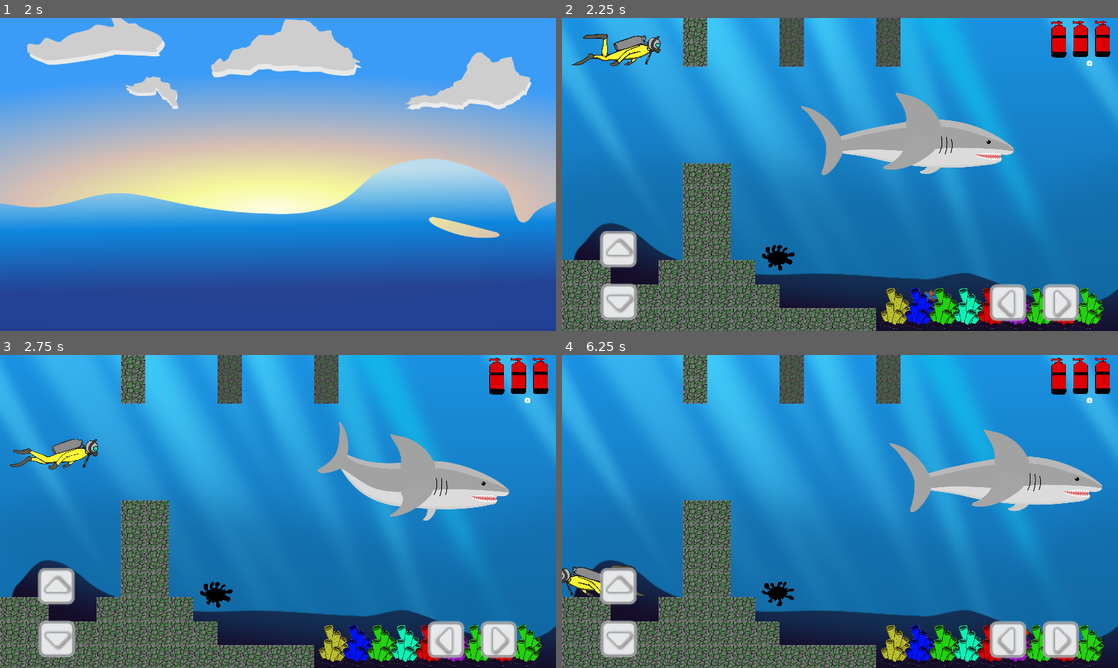
Above: before the commit, frames 1-4 (two rows, left to right).
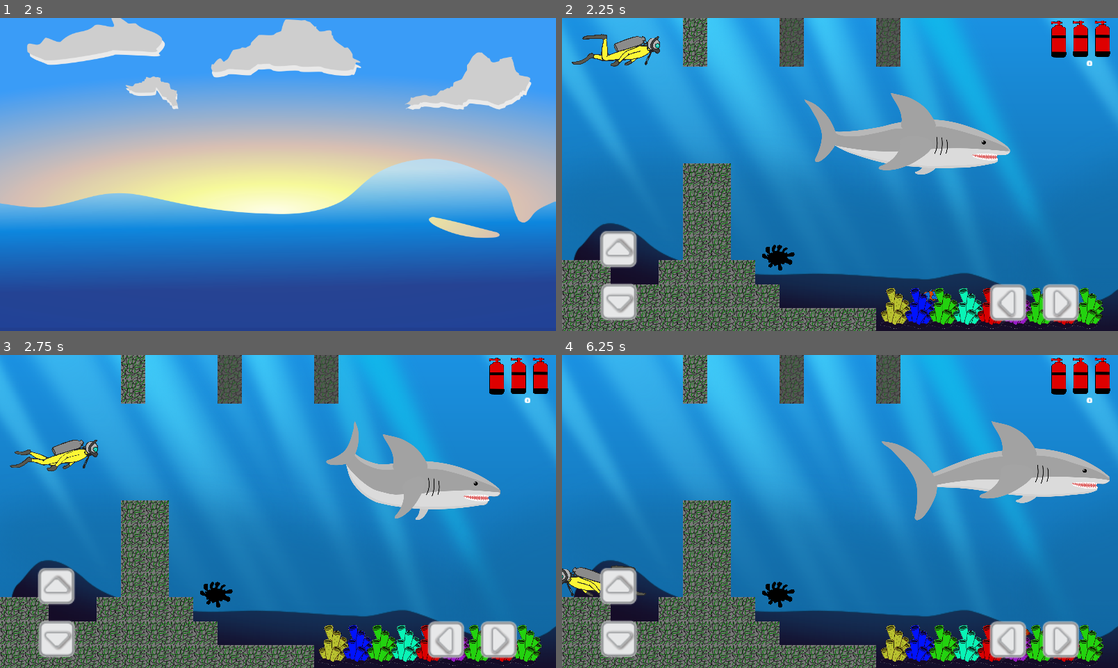
Above: after the commit, the same moments.

Repository: HalysonItallo/Opensole2
Game: Godot game, scene res://scenes/menu.tscn
The game is run twice, just before and just after one commit, with the same random seed, the same clock (stepped at 60 frames per second) and the same inputs. The engine's default icon, where the game draws it, is replaced by a stand-in: a white triangle on a blue panel in a dark square.
Inputs (mouse positions are in pixels of both pictures, inside the frame that each line leads up to):
- Up to frame 1 (2 s): click "JOGAR" at 0.5 s; move the mouse to (400, 158) at 1.27 s; hold Right (ui_right) from 1.28 s (still down)
- Up to frame 2 (2.25 s): move the mouse to (728, 190) at 2.02 s; release Right (ui_right) at 2.03 s; hold Down (ui_down) from 2.03 s (still down)
- Up to frame 3 (2.75 s): keep holding Down (ui_down)
- Up to frame 4 (6.25 s): move the mouse to (895, 442) at 2.77 s; release Down (ui_down) at 2.78 s; hold Right (ui_right) 2.78-3.53 s; move the mouse to (812, 574) at 3.52 s; hold Up (ui_up) 3.53-4.28 s; move the mouse to (1006, 558) at 4.27 s; hold Left (ui_left) 4.28-5.78 s; move the mouse to (673, 464) at 5.02 s; move the mouse to (867, 511) at 5.77 s; hold Down (ui_down) from 5.78 s (still down)

Frame 1 is identical in both runs. In frame 2, 1.4% of the frame differs, in the area x 1-82%, y 5-51%; in frame 3, 1.8%; in frame 4, 3.1%, in the area x 0-99%, y 21-81%.

Commit message:
peixe leao

Diff:
--- /dev/null
+++ b/autoloads/Global.gd
@@ -0,0 +1,4 @@
+extends Node
+
+var started: bool = false
+var health: int = 7
--- /dev/null
+++ b/autoloads/Signals.gd
@@ -0,0 +1,3 @@
+extends Node
+
+signal on_player_taken_damage()
--- a/project.godot
+++ b/project.godot
@@ -17,6 +17,11 @@
 config/name="The Game Jam"
 run/main_scene="res://scenes/menu.tscn"
 config/icon="res://icon.png"
+
+[autoload]
+
+Signals="*res://autoloads/Signals.gd"
+Global="*res://autoloads/Global.gd"
 
 [display]
 
--- a/scenes/Main.gd
+++ b/scenes/Main.gd
@@ -6,7 +6,6 @@
 var auxoleo3 = -1
 var auxoleo4 = -1
 var auxoleo5 = -1
-
 
 func _on_Area2D_body_entered(body):
 	vidas -= 1
--- a/scenes/Main.tscn
+++ b/scenes/Main.tscn
@@ -43,27 +43,28 @@
 [ext_resource path="res://mobile control/Control.tscn" type="PackedScene" id=41]
 [ext_resource path="res://scenes/portal1.gd" type="Script" id=42]
 [ext_resource path="res://assets/objetos oceano/PNG/Neutral/Bubble_3.png" type="Texture" id=43]
+[ext_resource path="res://assets/Peixe leao/peixeleao.png" type="Texture" id=44]
 
 [sub_resource type="SpriteFrames" id=2]
 animations = [ {
+"frames": [ ExtResource( 6 ) ],
+"loop": true,
+"name": "1",
+"speed": 5.0
+}, {
 "frames": [ ExtResource( 9 ) ],
 "loop": true,
 "name": "4",
+"speed": 5.0
+}, {
+"frames": [ ExtResource( 7 ) ],
+"loop": true,
+"name": "2",
 "speed": 5.0
 }, {
 "frames": [ ExtResource( 8 ) ],
 "loop": true,
 "name": "3",
-"speed": 5.0
-}, {
-"frames": [ ExtResource( 7 ) ],
-"loop": true,
-"name": "2",
-"speed": 5.0
-}, {
-"frames": [ ExtResource( 6 ) ],
-"loop": true,
-"name": "1",
 "speed": 5.0
 } ]
 
@@ -189,14 +190,6 @@
 
 [sub_resource type="CircleShape2D" id=20]
 radius = 265.239
-
-[sub_resource type="SpriteFrames" id=21]
-animations = [ {
-"frames": [ ExtResource( 33 ), ExtResource( 35 ), ExtResource( 34 ) ],
-"loop": true,
-"name": "default",
-"speed": 5.0
-} ]
 
 [sub_resource type="CircleShape2D" id=22]
 radius = 226.094
@@ -285,7 +278,7 @@
 [node name="back" type="TileMap" parent="."]
 tile_set = ExtResource( 2 )
 format = 1
-tile_data = PoolIntArray( 65569, 10, 0, 65570, 10, 0, 65571, …(5475 unchanged characters)… 475, 10, 0, 852001, 10, 0, 852002, 10, 0, 1310781, 9, 0, 1310783, 9, 0 )
+tile_data = PoolIntArray( 65569, 10, 0, 65570, 10, 0, 65571, …(5475 unchanged characters)… 475, 10, 0, 852001, 10, 0, 852002, 10, 0 )
 
 [node name="animals2" type="Node2D" parent="."]
 
@@ -301,6 +294,85 @@
 shape = SubResource( 1 )
 
 [node name="animated_tubarao" type="AnimatedSprite" parent="animals2/rigid_tubararo"]
+position = Vector2( 16, 16 )
+scale = Vector2( 0.5, 0.5 )
+z_index = 2
+frames = SubResource( 6 )
+animation = "anim_tubarao"
+frame = 11
+playing = true
+
+[node name="Area2D" type="Area2D" parent="animals2/rigid_tubararo"]
+
+[node name="CollisionShape2D" type="CollisionShape2D" parent="animals2/rigid_tubararo/Area2D"]
+position = Vector2( -12.1849, 51.9143 )
+rotation = 1.5708
+z_index = 4
+shape = SubResource( 7 )
+
+[node name="peixe-palhaço" type="RigidBody2D" parent="animals2"]
+position = Vector2( 465.946, 656.096 )
+z_index = 2
+mode = 3
+gravity_scale = 0.0
+script = ExtResource( 27 )
+
+[node name="collision-peixe-palhaço" type="CollisionShape2D" parent="animals2/peixe-palhaço"]
+position = Vector2( 456.238, 76.6384 )
+rotation = 1.5708
+shape = SubResource( 8 )
+
+[node name="peixe-palhaço-animated" type="AnimatedSprite" parent="animals2/peixe-palhaço"]
+position = Vector2( 460.67, 73.0578 )
+frames = SubResource( 9 )
+animation = "peixe-palhaço"
+playing = true
+
+[node name="Area2D" type="Area2D" parent="animals2/peixe-palhaço"]
+
+[node name="CollisionShape2D" type="CollisionShape2D" parent="animals2/peixe-palhaço/Area2D"]
+position = Vector2( 457.999, 76.6234 )
+rotation = 1.5708
+shape = SubResource( 10 )
+
+[node name="peixe-palhaço2" type="RigidBody2D" parent="animals2"]
+position = Vector2( 2614.89, 295.892 )
+z_index = 4
+mode = 3
+gravity_scale = 0.0
+script = ExtResource( 27 )
+
+[node name="collision-peixe-palhaço" type="CollisionShape2D" parent="animals2/peixe-palhaço2"]
+position = Vector2( 456.238, 76.6384 )
+rotation = 1.5708
+shape = SubResource( 8 )
+
+[node name="peixe-palhaço-animated" type="AnimatedSprite" parent="animals2/peixe-palhaço2"]
+position = Vector2( 460.67, 73.0578 )
+frames = SubResource( 9 )
+animation = "peixe-palhaço"
+frame = 2
+playing = true
+
+[node name="Area2D" type="Area2D" parent="animals2/peixe-palhaço2"]
+
+[node name="CollisionShape2D" type="CollisionShape2D" parent="animals2/peixe-palhaço2/Area2D"]
+position = Vector2( 459.191, 76.8284 )
+rotation = 1.5708
+shape = SubResource( 11 )
+
+[node name="rigid_tubararo2" type="RigidBody2D" parent="animals2"]
+position = Vector2( 2209.91, 525.965 )
+mode = 3
+gravity_scale = 0.0
+script = ExtResource( 28 )
+
+[node name="collision_tubarao" type="CollisionShape2D" parent="animals2/rigid_tubararo2"]
+position = Vector2( -32, 48 )
+rotation = 1.5708
+shape = SubResource( 1 )
+
+[node name="animated_tubarao" type="AnimatedSprite" parent="animals2/rigid_tubararo2"]
 position = Vector2( 16, 16 )
 scale = Vector2( 0.5, 0.5 )
 z_index = 2
@@ -309,85 +381,6 @@
 frame = 10
 playing = true
 
-[node name="Area2D" type="Area2D" parent="animals2/rigid_tubararo"]
-
-[node name="CollisionShape2D" type="CollisionShape2D" parent="animals2/rigid_tubararo/Area2D"]
-position = Vector2( -12.1849, 51.9143 )
-rotation = 1.5708
-z_index = 4
-shape = SubResource( 7 )
-
-[node name="peixe-palhaço" type="RigidBody2D" parent="animals2"]
-position = Vector2( 465.946, 656.096 )
-z_index = 2
-mode = 3
-gravity_scale = 0.0
-script = ExtResource( 27 )
-
-[node name="collision-peixe-palhaço" type="CollisionShape2D" parent="animals2/peixe-palhaço"]
-position = Vector2( 456.238, 76.6384 )
-rotation = 1.5708
-shape = SubResource( 8 )
-
-[node name="peixe-palhaço-animated" type="AnimatedSprite" parent="animals2/peixe-palhaço"]
-position = Vector2( 460.67, 73.0578 )
-frames = SubResource( 9 )
-animation = "peixe-palhaço"
-playing = true
-
-[node name="Area2D" type="Area2D" parent="animals2/peixe-palhaço"]
-
-[node name="CollisionShape2D" type="CollisionShape2D" parent="animals2/peixe-palhaço/Area2D"]
-position = Vector2( 457.999, 76.6234 )
-rotation = 1.5708
-shape = SubResource( 10 )
-
-[node name="peixe-palhaço2" type="RigidBody2D" parent="animals2"]
-position = Vector2( 2614.89, 295.892 )
-z_index = 4
-mode = 3
-gravity_scale = 0.0
-script = ExtResource( 27 )
-
-[node name="collision-peixe-palhaço" type="CollisionShape2D" parent="animals2/peixe-palhaço2"]
-position = Vector2( 456.238, 76.6384 )
-rotation = 1.5708
-shape = SubResource( 8 )
-
-[node name="peixe-palhaço-animated" type="AnimatedSprite" parent="animals2/peixe-palhaço2"]
-position = Vector2( 460.67, 73.0578 )
-frames = SubResource( 9 )
-animation = "peixe-palhaço"
-frame = 2
-playing = true
-
-[node name="Area2D" type="Area2D" parent="animals2/peixe-palhaço2"]
-
-[node name="CollisionShape2D" type="CollisionShape2D" parent="animals2/peixe-palhaço2/Area2D"]
-position = Vector2( 459.191, 76.8284 )
-rotation = 1.5708
-shape = SubResource( 11 )
-
-[node name="rigid_tubararo2" type="RigidBody2D" parent="animals2"]
-position = Vector2( 2209.91, 525.965 )
-mode = 3
-gravity_scale = 0.0
-script = ExtResource( 28 )
-
-[node name="collision_tubarao" type="CollisionShape2D" parent="animals2/rigid_tubararo2"]
-position = Vector2( -32, 48 )
-rotation = 1.5708
-shape = SubResource( 1 )
-
-[node name="animated_tubarao" type="AnimatedSprite" parent="animals2/rigid_tubararo2"]
-position = Vector2( 16, 16 )
-scale = Vector2( 0.5, 0.5 )
-z_index = 2
-frames = SubResource( 6 )
-animation = "anim_tubarao"
-frame = 9
-playing = true
-
 [node name="Area2D" type="Area2D" parent="animals2/rigid_tubararo2"]
 
 [node name="CollisionShape2D" type="CollisionShape2D" parent="animals2/rigid_tubararo2/Area2D"]
@@ -408,6 +401,7 @@
 z_index = 1
 frames = SubResource( 13 )
 animation = "anim_pers"
+frame = 4
 playing = true
 
 [node name="collision_personagem" type="CollisionShape2D" parent="cesta2/personagem"]
@@ -517,6 +511,7 @@
 z_index = 4
 frames = SubResource( 15 )
 animation = "anim_oleo"
+frame = 1
 playing = true
 
 [node name="StaticBody2D" type="StaticBody2D" parent="oleo/AnimatedSprite"]
@@ -535,7 +530,6 @@
 position = Vector2( 2309.14, 777.101 )
 scale = Vector2( 0.2, 0.2 )
 frames = SubResource( 18 )
-frame = 2
 playing = true
 
 [node name="StaticBody2D" type="StaticBody2D" parent="oleo/AnimatedSprite2"]
@@ -550,10 +544,10 @@
 position = Vector2( -14.3394, -17.9246 )
 shape = SubResource( 20 )
 
-[node name="AnimatedSprite3" type="AnimatedSprite" parent="oleo"]
+[node name="AnimatedSprite3" type="Sprite" parent="oleo"]
 position = Vector2( 3349.11, 130.888 )
 scale = Vector2( 0.2, 0.2 )
-frames = SubResource( 21 )
+texture = ExtResource( 44 )
 
 [node name="StaticBody2D" type="StaticBody2D" parent="oleo/AnimatedSprite3"]
 
--- a/scenes/animation_play.tscn
+++ b/scenes/animation_play.tscn
@@ -37,4 +37,5 @@
 frames = SubResource( 1 )
 animation = "onda"
 centered = false
+
 [connection signal="animation_finished" from="AnimatedSprite" to="." method="_on_AnimatedSprite_animation_finished"]
--- a/scripts/animationPlay.gd
+++ b/scripts/animationPlay.gd
@@ -13,5 +13,6 @@
 
 
 func _on_AnimatedSprite_animation_finished():
+	Global.started = true
 	get_tree().change_scene("res://scenes/Main.tscn")
 	pass # Replace with function body.
--- a/stages/Stage2.tscn
+++ b/stages/Stage2.tscn
@@ -43,27 +43,28 @@
 [ext_resource path="res://mobile control/Control.tscn" type="PackedScene" id=41]
 [ext_resource path="res://stages/portal2.gd" type="Script" id=42]
 [ext_resource path="res://assets/objetos oceano/PNG/Neutral/Bubble_3.png" type="Texture" id=43]
+[ext_resource path="res://assets/Peixe leao/peixeleao2.png" type="Texture" id=44]
 
 [sub_resource type="SpriteFrames" id=2]
 animations = [ {
+"frames": [ ExtResource( 6 ) ],
+"loop": true,
+"name": "1",
+"speed": 5.0
+}, {
 "frames": [ ExtResource( 9 ) ],
 "loop": true,
 "name": "4",
+"speed": 5.0
+}, {
+"frames": [ ExtResource( 7 ) ],
+"loop": true,
+"name": "2",
 "speed": 5.0
 }, {
 "frames": [ ExtResource( 8 ) ],
 "loop": true,
 "name": "3",
-"speed": 5.0
-}, {
-"frames": [ ExtResource( 7 ) ],
-"loop": true,
-"name": "2",
-"speed": 5.0
-}, {
-"frames": [ ExtResource( 6 ) ],
-"loop": true,
-"name": "1",
 "speed": 5.0
 } ]
 
@@ -175,14 +176,6 @@
 
 [sub_resource type="CircleShape2D" id=17]
 radius = 276.209
-
-[sub_resource type="SpriteFrames" id=18]
-animations = [ {
-"frames": [ ExtResource( 33 ), ExtResource( 35 ), ExtResource( 34 ) ],
-"loop": true,
-"name": "default",
-"speed": 5.0
-} ]
 
 [sub_resource type="CircleShape2D" id=19]
 radius = 222.597
@@ -303,7 +296,7 @@
 z_index = 2
 frames = SubResource( 6 )
 animation = "anim_tubarao"
-frame = 9
+frame = 5
 playing = true
 
 [node name="Area2D" type="Area2D" parent="animals2/rigid_tubararo"]
@@ -381,7 +374,7 @@
 z_index = 2
 frames = SubResource( 6 )
 animation = "anim_tubarao"
-frame = 8
+frame = 4
 playing = true
 
 [node name="Area2D" type="Area2D" parent="animals2/rigid_tubararo2"]
@@ -514,7 +507,7 @@
 z_index = 4
 frames = SubResource( 15 )
 animation = "anim_oleo"
-frame = 2
+frame = 1
 playing = true
 
 [node name="StaticBody2D" type="StaticBody2D" parent="oleo/AnimatedSprite"]
@@ -529,12 +522,10 @@
 position = Vector2( 10, -5 )
 shape = SubResource( 17 )
 
-[node name="AnimatedSprite2" type="AnimatedSprite" parent="oleo"]
+[node name="AnimatedSprite2" type="Sprite" parent="oleo"]
 position = Vector2( 2700, 750 )
 scale = Vector2( 0.2, 0.2 )
-frames = SubResource( 18 )
-frame = 1
-playing = true
+texture = ExtResource( 44 )
 
 [node name="StaticBody2D" type="StaticBody2D" parent="oleo/AnimatedSprite2"]
 
--- a/stages/Stage3.tscn
+++ b/stages/Stage3.tscn
@@ -43,27 +43,28 @@
 [ext_resource path="res://mobile control/Control.tscn" type="PackedScene" id=41]
 [ext_resource path="res://stages/portal3.gd" type="Script" id=42]
 [ext_resource path="res://assets/objetos oceano/PNG/Neutral/Bubble_3.png" type="Texture" id=43]
+[ext_resource path="res://assets/Peixe leao/peixeleao.png" type="Texture" id=44]
 
 [sub_resource type="SpriteFrames" id=2]
 animations = [ {
+"frames": [ ExtResource( 6 ) ],
+"loop": true,
+"name": "1",
+"speed": 5.0
+}, {
 "frames": [ ExtResource( 9 ) ],
 "loop": true,
 "name": "4",
+"speed": 5.0
+}, {
+"frames": [ ExtResource( 7 ) ],
+"loop": true,
+"name": "2",
 "speed": 5.0
 }, {
 "frames": [ ExtResource( 8 ) ],
 "loop": true,
 "name": "3",
-"speed": 5.0
-}, {
-"frames": [ ExtResource( 7 ) ],
-"loop": true,
-"name": "2",
-"speed": 5.0
-}, {
-"frames": [ ExtResource( 6 ) ],
-"loop": true,
-"name": "1",
 "speed": 5.0
 } ]
 
@@ -217,14 +218,6 @@
 
 [sub_resource type="CircleShape2D" id=23]
 radius = 265.85
-
-[sub_resource type="SpriteFrames" id=30]
-animations = [ {
-"frames": [ ExtResource( 33 ), ExtResource( 35 ), ExtResource( 34 ) ],
-"loop": true,
-"name": "default",
-"speed": 5.0
-} ]
 
 [sub_resource type="CircleShape2D" id=31]
 radius = 223.529
@@ -328,7 +321,6 @@
 z_index = 2
 frames = SubResource( 6 )
 animation = "anim_tubarao"
-frame = 4
 playing = true
 
 [node name="Area2D" type="Area2D" parent="animals2/rigid_tubararo"]
@@ -381,7 +373,7 @@
 z_index = 2
 frames = SubResource( 6 )
 animation = "anim_tubarao"
-frame = 3
+frame = 11
 playing = true
 
 [node name="Area2D" type="Area2D" parent="animals2/rigid_tubararo2"]
@@ -404,7 +396,6 @@
 z_index = 1
 frames = SubResource( 13 )
 animation = "anim_pers"
-frame = 3
 playing = true
 
 [node name="collision_personagem" type="CollisionShape2D" parent="cesta2/personagem"]
@@ -514,6 +505,7 @@
 z_index = 4
 frames = SubResource( 15 )
 animation = "anim_oleo"
+frame = 2
 playing = true
 
 [node name="StaticBody2D" type="StaticBody2D" parent="oleo/AnimatedSprite"]
@@ -549,7 +541,7 @@
 position = Vector2( 3250, 130 )
 scale = Vector2( 0.2, 0.2 )
 frames = SubResource( 18 )
-frame = 2
+frame = 1
 playing = true
 
 [node name="StaticBody2D" type="StaticBody2D" parent="oleo/AnimatedSprite2"]
@@ -581,10 +573,10 @@
 position = Vector2( -17.6055, -6.60193 )
 shape = SubResource( 23 )
 
-[node name="AnimatedSprite4" type="AnimatedSprite" parent="oleo"]
+[node name="AnimatedSprite4" type="Sprite" parent="oleo"]
 position = Vector2( 5600, 300 )
 scale = Vector2( 0.2, 0.2 )
-frames = SubResource( 30 )
+texture = ExtResource( 44 )
 
 [node name="StaticBody2D" type="StaticBody2D" parent="oleo/AnimatedSprite4"]
 
--- a/stages/Stage4.tscn
+++ b/stages/Stage4.tscn
@@ -29,6 +29,7 @@
 [ext_resource path="res://scripts/peixe-palhaço.gd" type="Script" id=27]
 [ext_resource path="res://scripts/rigid_tubararo.gd" type="Script" id=28]
 [ext_resource path="res://assets/objetos oceano/PNG/Neutral/Сhest_open.png" type="Texture" id=29]
+[ext_resource path="res://assets/Peixe leao/peixeleao.png" type="Texture" id=30]
 [ext_resource path="res://assets/oleo/oleo1.svg" type="Texture" id=33]
 [ext_resource path="res://assets/oleo/oleo.svg" type="Texture" id=34]
 [ext_resource path="res://assets/oleo/oleo2.svg" type="Texture" id=35]
@@ -41,9 +42,9 @@
 "name": "1",
 "speed": 5.0
 }, {
-"frames": [ ExtResource( 8 ) ],
-"loop": true,
-"name": "3",
+"frames": [ ExtResource( 9 ) ],
+"loop": true,
+"name": "4",
 "speed": 5.0
 }, {
 "frames": [ ExtResource( 7 ) ],
@@ -51,9 +52,9 @@
 "name": "2",
 "speed": 5.0
 }, {
-"frames": [ ExtResource( 9 ) ],
-"loop": true,
-"name": "4",
+"frames": [ ExtResource( 8 ) ],
+"loop": true,
+"name": "3",
 "speed": 5.0
 } ]
 
@@ -105,14 +106,6 @@
 [sub_resource type="CapsuleShape2D" id=12]
 radius = 78.4059
 height = 283.411
-
-[sub_resource type="SpriteFrames" id=15]
-animations = [ {
-"frames": [ ExtResource( 33 ), ExtResource( 35 ), ExtResource( 34 ) ],
-"loop": true,
-"name": "anim_oleo",
-"speed": 5.0
-} ]
 
 [sub_resource type="CircleShape2D" id=16]
 radius = 202.186
@@ -246,7 +239,6 @@
 position = Vector2( 460.67, 73.0578 )
 frames = SubResource( 9 )
 animation = "peixe-palhaço"
-frame = 1
 playing = true
 
 [node name="Area2D" type="Area2D" parent="animals2/peixe-palhaço"]
@@ -274,7 +266,7 @@
 z_index = 2
 frames = SubResource( 6 )
 animation = "anim_tubarao"
-frame = 10
+frame = 3
 playing = true
 
 [node name="Area2D" type="Area2D" parent="animals2/rigid_tubararo"]
@@ -301,7 +293,6 @@
 position = Vector2( 460.67, 73.0578 )
 frames = SubResource( 9 )
 animation = "peixe-palhaço"
-frame = 1
 playing = true
 
 [node name="Area2D" type="Area2D" parent="animals2/peixe-palhaço2"]
@@ -327,6 +318,7 @@
 position = Vector2( 460.67, 73.0578 )
 frames = SubResource( 9 )
 animation = "peixe-palhaço"
+frame = 2
 playing = true
 
 [node name="Area2D" type="Area2D" parent="animals2/peixe-palhaço3"]
@@ -353,7 +345,7 @@
 z_index = 2
 frames = SubResource( 6 )
 animation = "anim_tubarao"
-frame = 9
+frame = 2
 playing = true
 
 [node name="Area2D" type="Area2D" parent="animals2/rigid_tubararo2"]
@@ -367,13 +359,11 @@
 
 [node name="oleo" type="Node2D" parent="."]
 
-[node name="AnimatedSprite" type="AnimatedSprite" parent="oleo"]
+[node name="AnimatedSprite" type="Sprite" parent="oleo"]
 position = Vector2( 2170, 400 )
 scale = Vector2( 0.2, 0.2 )
 z_index = 4
-frames = SubResource( 15 )
-animation = "anim_oleo"
-playing = true
+texture = ExtResource( 30 )
 
 [node name="StaticBody2D" type="StaticBody2D" parent="oleo/AnimatedSprite"]
 
@@ -408,7 +398,7 @@
 position = Vector2( 3250, 260 )
 scale = Vector2( 0.2, 0.2 )
 frames = SubResource( 18 )
-frame = 2
+frame = 1
 playing = true
 
 [node name="StaticBody2D" type="StaticBody2D" parent="oleo/AnimatedSprite2"]
Not shown, changed: The Game Jam.apk
Not shown, changed: The Game Jam.apk.idsig
